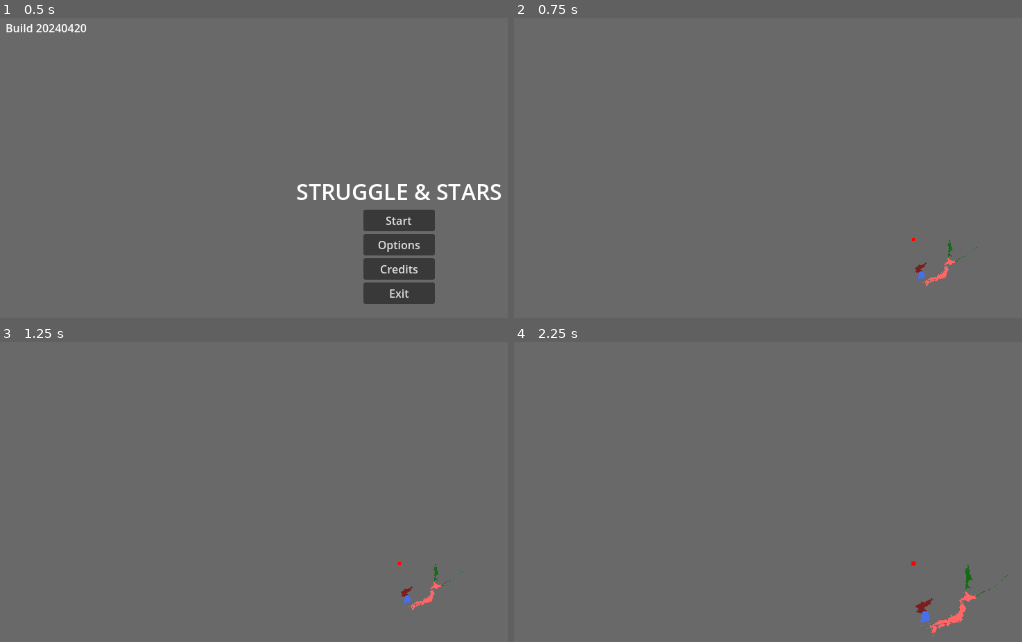
Above: before the commit, frames 1-4 (two rows, left to right).
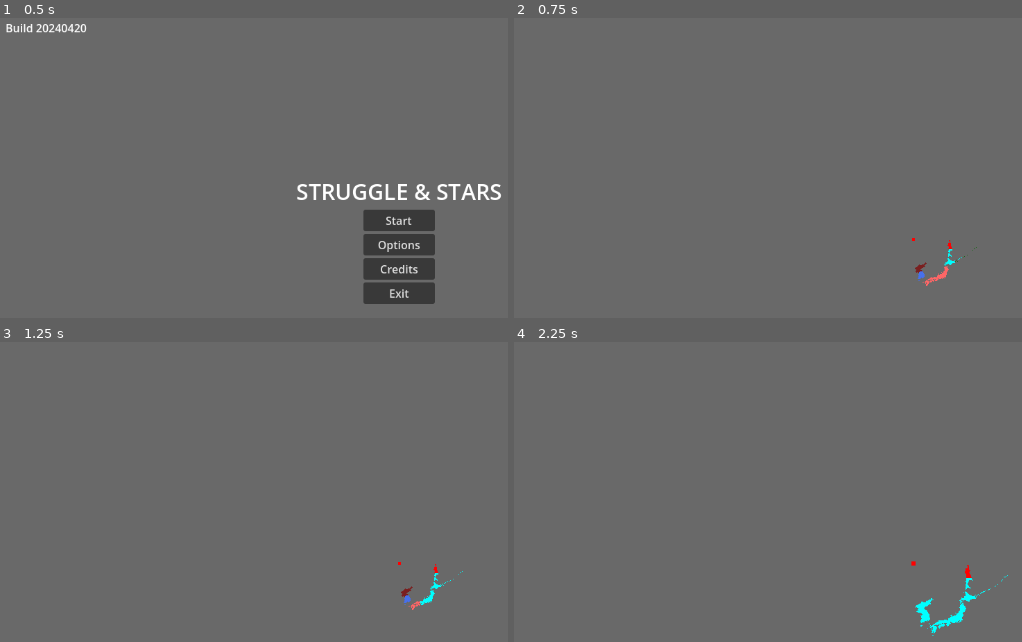
Above: after the commit, the same moments.

Repository: daysantace/strategy-game
Game: Godot game, scene res://scenes/title.tscn
Two runs of this game, one before a commit and one after it. Both use one fixed random seed, a clock stepped at 60 frames per second and the inputs below.
Inputs (mouse positions are in pixels of both pictures, inside the frame that each line leads up to):
- Up to frame 1 (0.5 s): no input
- Up to frame 2 (0.75 s): click "Start" at 0.5 s
- Up to frame 3 (1.25 s): no input
- Up to frame 4 (2.25 s): tap Enter at 1.25 s; move the mouse to (915, 564) at 1.27 s; tap Mouse wheel down (cam_in) at 1.35 s; click (915, 564) at 1.42 s; tap Space at 2 s; tap Mouse wheel up (cam_out) at 2.1 s; click (915, 564) at 2.17 s

Frame 1 is identical in both runs. In frame 2, less than 0.1% of the frame differs, in the area x 84-89%, y 74-83%; in frame 3, 0.1%; in frame 4, 0.5%, in the area x 78-98%, y 74-98%.

Commit message:
eh fuckit i'll fix it tomorrow

Diff:
--- a/scripts/gen_provinces.gd
+++ b/scripts/gen_provinces.gd
@@ -11,12 +11,20 @@
 var pixels_to_report = 100000
 var total_pixels = 0
 var simplification_tolerance = 1.1 # for douglas-peucker for provinces
-
+var test = 0
 func _ready():
 	load_regions()
 
 func _process(_delta):
-	pass
+	for i in get_node("provinces").get_children():
+		for polygon in i.get_children():
+			for j in get_node("provinces").get_children():
+				for other_polygon in j.get_children():
+					if polygon.is_class("Polygon2D") and other_polygon.is_class("Polygon2D"):
+						polygon.color = Color(1,0,0,1)
+						other_polygon.color = Color(0,1,1,1)
+						await get_tree().create_timer(0.01).timeout
+						other_polygon.color = Color(0.5,0.5,0.5,1)
 
 func load_regions():
 	var image = $map.get_texture().get_image()
